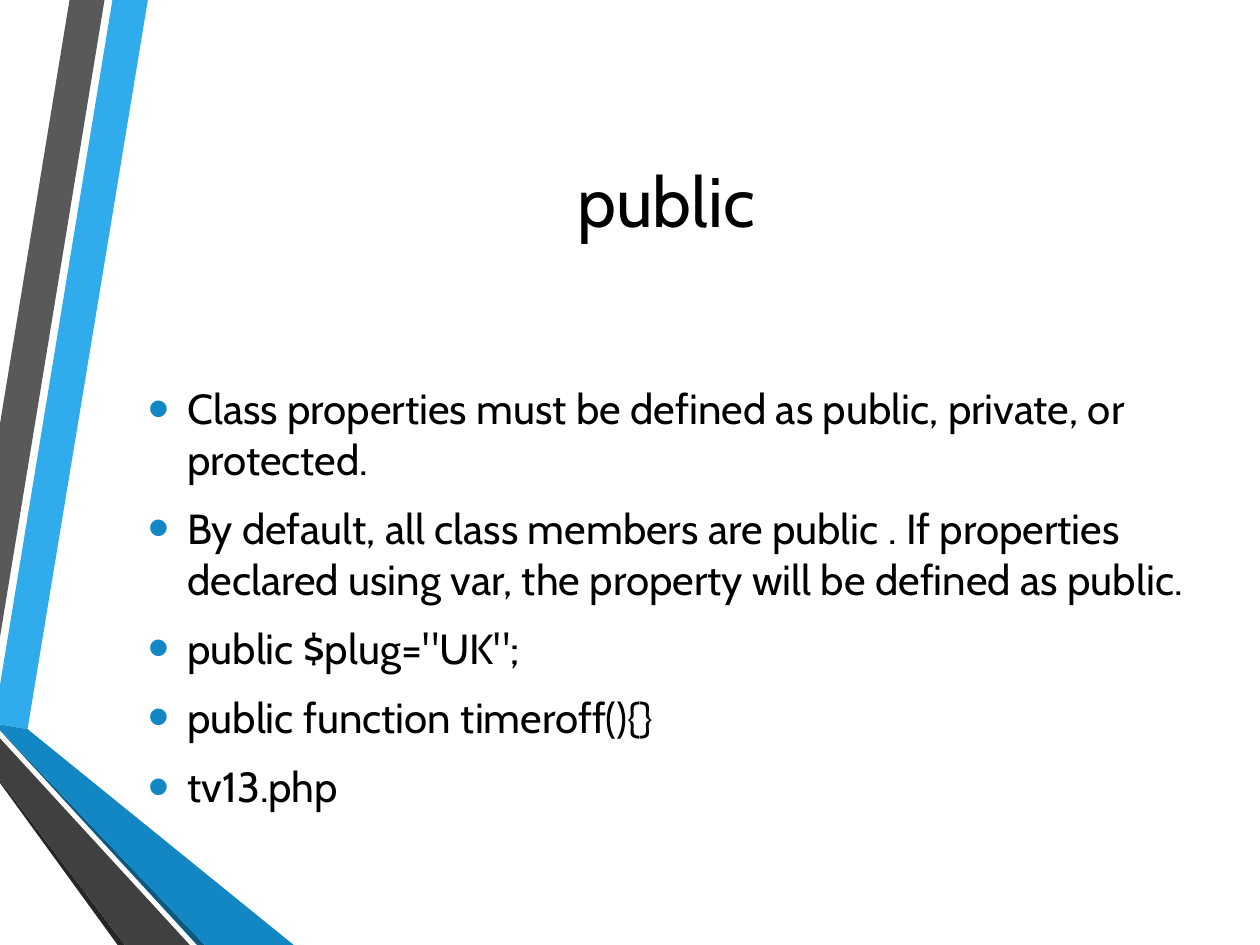
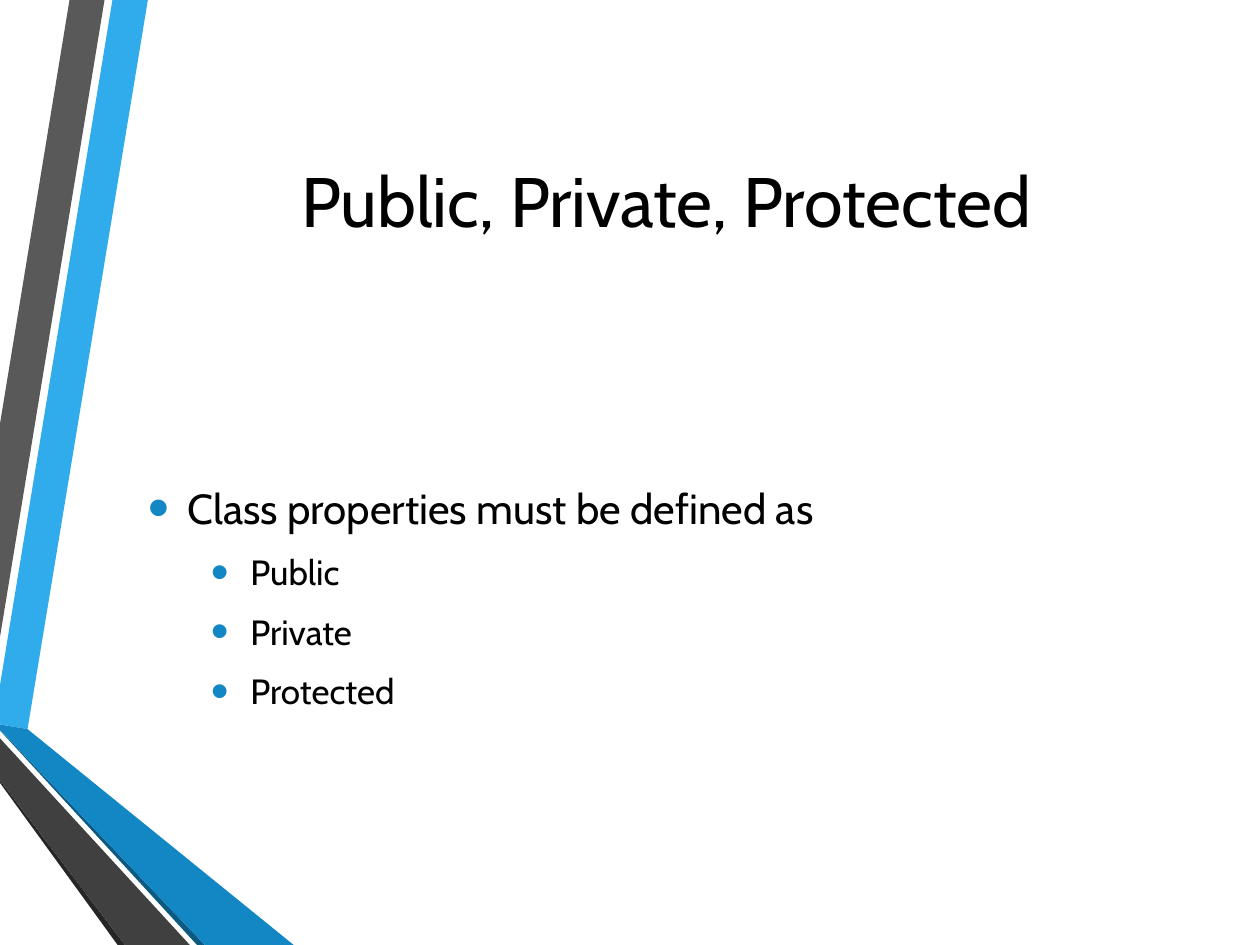
Before and after one commit to hatted/fevaworks-php, a slide deck: slide 23 of php-fw7/lesson7a-tv.pptx (slide 19 before the commit). Drawn at 1260x945 pixels with LibreOffice and Linux fonts; fonts in the diff are those of the drawing; background and template pictures are left out. Boxes give left, top, right and bottom in pixels: in the first picture for what was removed or moved away, otherwise in the second. Text is boxed around its words. In the diff, an @@ line names an element or a change of style, - is before the commit and + after.

```diff
--- a/php-fw7/lesson7a-tv.pptx
+++ b/php-fw7/lesson7a-tv.pptx
@@ title at bbox=[301, 174, 1031, 235]: text changed @@
-public
+Public, Private, Protected
@@ text at bbox=[187, 492, 814, 705]: text changed @@
-• Class properties must be defined as public, private, or protected.
-• By default, all class members are public . If properties declared using var, the property will be defined as public.
-• public $plug="UK";
-• public function timeroff(){}
-• tv13.php
+• Class properties must be defined as
+  • Public
+  • Private
+  • Protected
```
Also in this commit, not shown: 13 other slides changed, 5 slides added, 2 slides removed, 44 other files.
